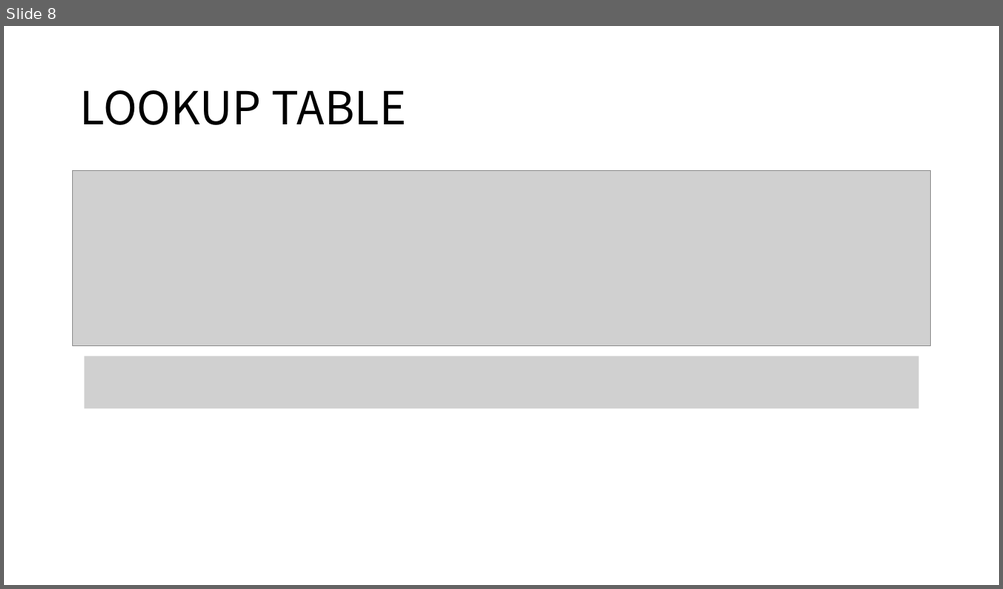
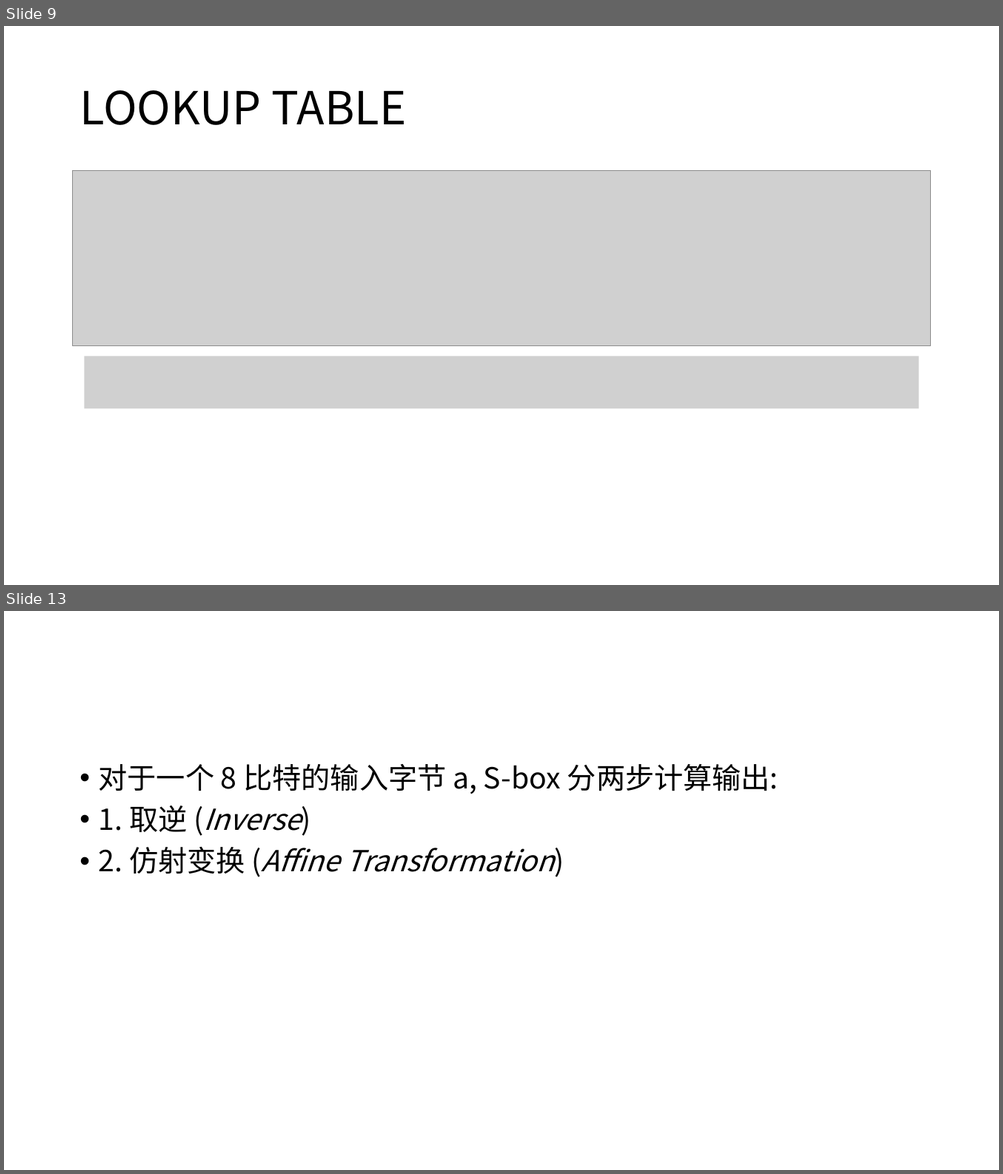
Before and after one commit to Blogg9ggg/Notes, a slide deck: A Very Compact S-box for AES/A Very Compact S-box for AES.pptm. Shown one above the other, each under a label of ours: slide 8 before the commit, slides 9 and 13 after it; the slides between them are not shown. The pictures are 1003x589 and 1003x1174 pixels, drawn with LibreOffice and Linux fonts; fonts in the diff are those of the drawing; grey boxes stand for pictures. Boxes give left, top, right and bottom in pixels: in the first picture for what was removed or moved away, otherwise in the second. Text is boxed around its words. In the diff, an @@ line names an element or a change of style, - is before the commit and + after.

```diff
--- a/A Very Compact S-box for AES/A Very Compact S-box for AES.pptm
+++ b/A Very Compact S-box for AES/A Very Compact S-box for AES.pptm
@@ slide 13 added at [4,611,999,1170], background #FFFFFF @@
@@ text added at [99,764,778,874], 28 pt, text #000000 @@
+• 对于一个 8 比特的输入字节 a, S-box 分两步计算输出:
+• 1. 取逆 (Inverse)
+• 2. 仿射变换 (Affine Transformation)
@@ what was slide 8 is now slide 9 @@
```
Also in this commit, not shown: 1 slide changed, 6 other slides added.
